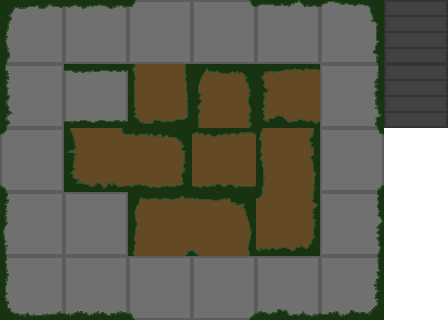
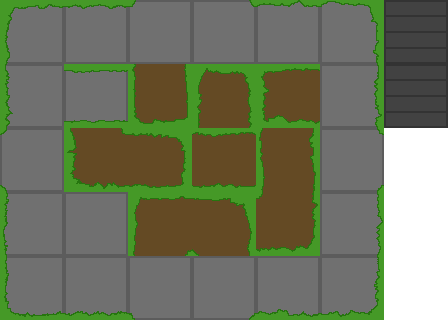
The second 448px x 320px image is a revision of the first. Changes to its layers:
painted on "Layer 2" over <box>0,0,384,320</box>
